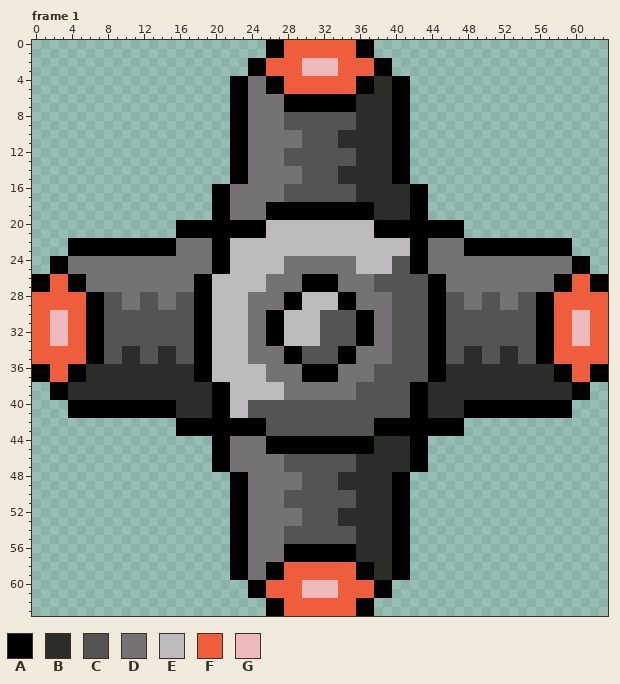
A pixel-art file gets an edit: Assets/Enemies/Globbel.aseprite. The first picture shows the starting point.
64x64 pixels, 2 frames. Shown: frame 1. The commit also changed other frames, which this record leaves out.
Palette (. is transparent): A #000000  B #2b2d2a  C #545454  D #747274  E #bcbabc  F #ee5e3d  G #edb9ba
Pixels before, frame 1 (only the part around the change), first column x 0:
 0 ..........................AAFFFFFFFFAA..........................
 1 ..........................AAFFFFFFFFAA..........................
 2 ........................AAFFFFGGGGFFFFAA........................
 3 ........................AAFFFFGGGGFFFFAA........................
 4 ......................AADDAAFFFFFFFFAABBAA......................
 5 ......................AADDAAFFFFFFFFAABBAA......................
 6 ......................AADDDDAAAAAAAABBBBAA......................
 7 ......................AADDDDAAAAAAAABBBBAA......................
 8 ......................AADDDDCCCCCCCCBBBBAA......................
 9 ......................AADDDDCCCCCCCCBBBBAA......................
10 ......................AADDDDDDCCCCBBBBBBAA......................
11 ......................AADDDDDDCCCCBBBBBBAA......................
12 ......................AADDDDCCCCCCCCBBBBAA......................
13 ......................AADDDDCCCCCCCCBBBBAA......................
14 ......................AADDDDDDCCCCBBBBBBAA......................
15 ......................AADDDDDDCCCCBBBBBBAA......................
16 ....................AADDDDDDCCCCCCCCBBBBBBAA....................
17 ....................AADDDDDDCCCCCCCCBBBBBBAA....................
18 ....................AADDDDAAAAAAAAAAAABBBBAA....................
19 ....................AADDDDAAAAAAAAAAAABBBBAA....................
20 ................AAAAAAAAAAEEEEEEEEEEEEAAAAAAAAAA................
21 ................AAAAAAAAAAEEEEEEEEEEEEAAAAAAAAAA................
22 ....AAAAAAAAAAAADDDDAAEEEEEEEEEEEEEEEEEEEEAADDDDAAAAAAAAAAAA....
23 ....AAAAAAAAAAAADDDDAAEEEEEEEEEEEEEEEEEEEEAADDDDAAAAAAAAAAAA....
24 ..AADDDDDDDDDDDDDDDDAAEEEEEEDDDDDDDDEEEECCAADDDDDDDDDDDDDDDDAA..
25 ..AADDDDDDDDDDDDDDDDAAEEEEEEDDDDDDDDEEEECCAADDDDDDDDDDDDDDDDAA..
26 AAFFAADDDDDDDDDDDDAAEEEEEEDDDDAAAADDDDCCCCCCAADDDDDDDDDDDDAAFFAA
27 AAFFAADDDDDDDDDDDDAAEEEEEEDDDDAAAADDDDCCCCCCAADDDDDDDDDDDDAAFFAA
28 FFFFFFAACCDDCCDDCCAAEEEEDDDDAAEEEEAADDDDCCCCAACCDDCCDDCCAAFFFFFF
29 FFFFFFAACCDDCCDDCCAAEEEEDDDDAAEEEEAADDDDCCCCAACCDDCCDDCCAAFFFFFF
30 FFGGFFAACCCCCCCCCCAAEEEEDDAAEEEECCCCAADDCCCCAACCCCCCCCCCAAFFGGFF
31 FFGGFFAACCCCCCCCCCAAEEEEDDAAEEEECCCCAADDCCCCAACCCCCCCCCCAAFFGGFF
32 FFGGFFAACCCCCCCCCCAAEEEEDDAAEEEECCCCAADDCCCCAACCCCCCCCCCAAFFGGFF
33 FFGGFFAACCCCCCCCCCAAEEEEDDAAEEEECCCCAADDCCCCAACCCCCCCCCCAAFFGGFF
34 FFFFFFAACCBBCCBBCCAAEEEEDDDDAACCCCAADDDDCCCCAACCBBCCBBCCAAFFFFFF
35 FFFFFFAACCBBCCBBCCAAEEEEDDDDAACCCCAADDDDCCCCAACCBBCCBBCCAAFFFFFF
36 AAFFAABBBBBBBBBBBBAAEEEEEEDDDDAAAADDDDCCCCCCAABBBBBBBBBBBBAAFFAA
37 AAFFAABBBBBBBBBBBBAAEEEEEEDDDDAAAADDDDCCCCCCAABBBBBBBBBBBBAAFFAA
38 ..AABBBBBBBBBBBBBBBBAAEEEEEEDDDDDDDDCCCCCCAABBBBBBBBBBBBBBBBAA..
39 ..AABBBBBBBBBBBBBBBBAAEEEEEEDDDDDDDDCCCCCCAABBBBBBBBBBBBBBBBAA..
40 ....AAAAAAAAAAAABBBBAAEECCCCCCCCCCCCCCCCCCAABBBBAAAAAAAAAAAA....
41 ....AAAAAAAAAAAABBBBAAEECCCCCCCCCCCCCCCCCCAABBBBAAAAAAAAAAAA....
42 ................AAAAAAAAAACCCCCCCCCCCCAAAAAAAAAA................
43 ................AAAAAAAAAACCCCCCCCCCCCAAAAAAAAAA................
44 ....................AADDDDAAAAAAAAAAAABBBBAA....................
45 ....................AADDDDAAAAAAAAAAAABBBBAA....................
46 ....................AADDDDDDCCCCCCCCBBBBBBAA....................
47 ....................AADDDDDDCCCCCCCCBBBBBBAA....................
48 ......................AADDDDDDCCCCBBBBBBAA......................
49 ......................AADDDDDDCCCCBBBBBBAA......................
50 ......................AADDDDCCCCCCCCBBBBAA......................
51 ......................AADDDDCCCCCCCCBBBBAA......................
52 ......................AADDDDDDCCCCBBBBBBAA......................
53 ......................AADDDDDDCCCCBBBBBBAA......................
54 ......................AADDDDCCCCCCCCBBBBAA......................
55 ......................AADDDDCCCCCCCCBBBBAA......................
56 ......................AADDDDAAAAAAAABBBBAA......................
57 ......................AADDDDAAAAAAAABBBBAA......................
58 ......................AADDAAFFFFFFFFAABBAA......................
59 ......................AADDAAFFFFFFFFAABBAA......................
60 ........................AAFFFFGGGGFFFFAA........................
61 ........................AAFFFFGGGGFFFFAA........................
62 ..........................AAFFFFFFFFAA..........................
63 ..........................AAFFFFFFFFAA..........................
The same view after the edit:
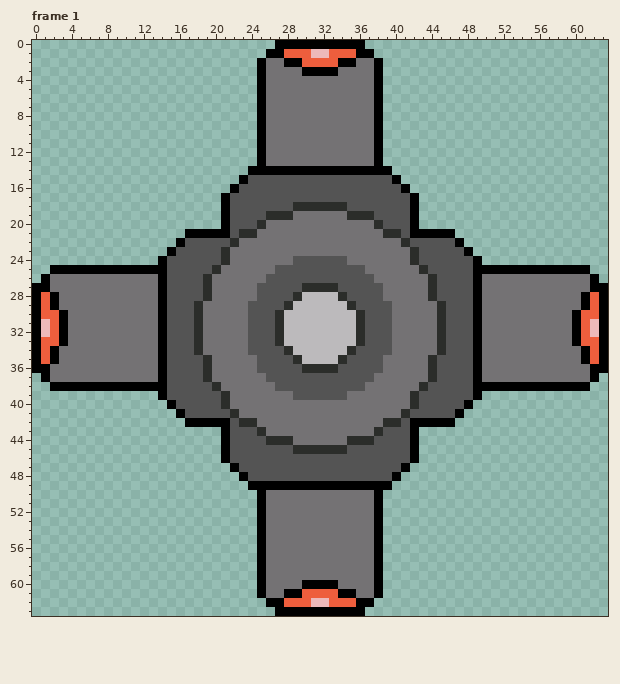
From the commit log: remove details from globbel so that it can shoot at any angle
From old to new:
layer "GunBarrels" added
layer "Pivot" added
layer "Layer 1" removed
Changed rows in their new state; - is an unchanged pixel.
Frame 1:
first column x 0:
 0 --------------------------.-AAAAAAAA-.--------------------------
 1 -------------------------------GG-------------------------------
 2 ------------------------.-DDAAFFFFAADD-.------------------------
 3 ------------------------.-DDDDAAAADDDD-.------------------------
 4 ----------------------...ADDDDDDDDDDDDA...----------------------
 5 ----------------------...ADDDDDDDDDDDDA...----------------------
 6 ----------------------...A--DDDDDDDDDDA...----------------------
 7 ----------------------...A--DDDDDDDDDDA...----------------------
 8 ----------------------...A--DDDDDDDDDDA...----------------------
 9 ----------------------...A--DDDDDDDDDDA...----------------------
10 ----------------------...A----DDDDDDDDA...----------------------
11 ----------------------...A----DDDDDDDDA...----------------------
12 ----------------------...A--DDDDDDDDDDA...----------------------
13 ----------------------...A--DDDDDDDDDDA...----------------------
14 ----------------------..AAAAAAAAAAAAAAAA..----------------------
15 ----------------------.-CCCCCC----CCCCCC-.----------------------
16 --------------------..ACCCCC--------CCCCCA..--------------------
17 --------------------.-CCCCCC--------CCCCCC-.--------------------
18 --------------------.-CCCCCCCBBBBBBCCCCCCC-.--------------------
19 --------------------.-CCCCBBBDDDDDDBBBCCCC-.--------------------
20 ----------------.....-CCCBDDDDDDDDDDDDBCCC-.....----------------
21 ----------------.-----CBBDDDDDDDDDDDDDDBBC-----.----------------
22 ----............ACCCCCBDDDDDDDDDDDDDDDDDDBCCCCCA............----
23 ----...........-CCCCCBDDDDDDDDDDDDDDDDDDDDBCCCCC-...........----
24 --............ACCCCCCBDDDDDD-CCCCCC-DDDDDDBCCCCCCA............--
25 ----AAAAAAAAAAACCCCCBDDDDDDCCCCCCCCCCDDDDDDBCCCCCAAAAAAAAAAA----
26 .-DDDD--------ACCCCBDDDDDDCCCCCCCCCCCCDDDDDDBCCCCA--------DDDD-.
27 --DDDD--------ACCCCBDDDDDCCCCCBBBBCCCC-DDDDDBCCCCA--------DDDD--
28 A-ADDDDDDD--DDAC--CBDDDD-CCCCB----BCCCC-DDDDBC--CADD--DDDDDDDA-A
29 A-ADDDDDDD--DDAC--BDDDDDCCCCBE----EBCCCCDDDDDB--CADD--DDDDDDDA-A
30 A-FADDDDDDDDDDA---BDDDDDCCCB----EEEEBCCCDDDDDB---ADDDDDDDDDDAF-A
31 AGFADDDDDDDDDDA---BDDDDDCCCB----EEEEBCCCDDDDDB---ADDDDDDDDDDAFGA
32 AGFADDDDDDDDDDA---BDDDDDCCCB----EEEEBCCCDDDDDB---ADDDDDDDDDDAFGA
33 A-FADDDDDDDDDDA---BDDDDDCCCB----EEEEBCCCDDDDDB---ADDDDDDDDDDAF-A
34 A-ADDDDDDDDDDDAC--BDDDDDCCCCBEEEEEEBCCCCDDDDDB--CADDDDDDDDDDDA-A
35 A-ADDDDDDDDDDDAC--CBDDDD-CCCCBEEEEBCCCC-DDDDBC--CADDDDDDDDDDDA-A
36 --DDDDDDDDDDDDACCCCBDDDDDCCCCCBBBBCCCC-DDDDDBCCCCADDDDDDDDDDDD--
37 .-DDDDDDDDDDDDACCCCBDDDDDDCCCCCCCCCCCCDDDDDDBCCCCADDDDDDDDDDDD-.
38 ----AAAAAAAAAAACCCCCBDDDDDDCCCCCCCCC-DDDDDDBCCCCCAAAAAAAAAAA----
39 --............ACCCCCCBDDDDDD-CCCCCC-DDDDDDBCCCCCCA............--
40 ----...........-CCCCCBDDDDDDDDDDDDDDDDDDDDBCCCCC-...........----
41 ----............ACCCCCBDDDDDDDDDDDDDDDDDDBCCCCCA............----
42 ----------------.-----CBBDDDDDDDDDDDDDDBBC-----.----------------
43 ----------------.....-CCCBDDDDDDDDDDDDBCCC-.....----------------
44 --------------------.-CCCCBBBDDDDDDBBBCCCC-.--------------------
45 --------------------.-CCCCCCCBBBBBBCCCCCCC-.--------------------
46 --------------------.-CCCCCC--------CCCCCC-.--------------------
47 --------------------..ACCCCC--------CCCCCA..--------------------
48 ----------------------.-CCCCCC----CCCCCC-.----------------------
49 ----------------------..AAAAAAAAAAAAAAAA..----------------------
50 ----------------------...A--DDDDDDDDDDA...----------------------
51 ----------------------...A--DDDDDDDDDDA...----------------------
52 ----------------------...A----DDDDDDDDA...----------------------
53 ----------------------...A----DDDDDDDDA...----------------------
54 ----------------------...A--DDDDDDDDDDA...----------------------
55 ----------------------...A--DDDDDDDDDDA...----------------------
56 ----------------------...A--DDDDDDDDDDA...----------------------
57 ----------------------...A--DDDDDDDDDDA...----------------------
58 ----------------------...ADDDDDDDDDDDDA...----------------------
59 ----------------------...ADDDDDDDDDDDDA...----------------------
60 ------------------------.-DDDDAAAADDDD-.------------------------
61 ------------------------.-DDAAFFFFAADD-.------------------------
62 -------------------------------GG-------------------------------
63 --------------------------.-AAAAAAAA-.--------------------------
Pixel boxes of the changes (left, top, right, bottom) in both pictures:
changed: (32, 40, 608, 616)
